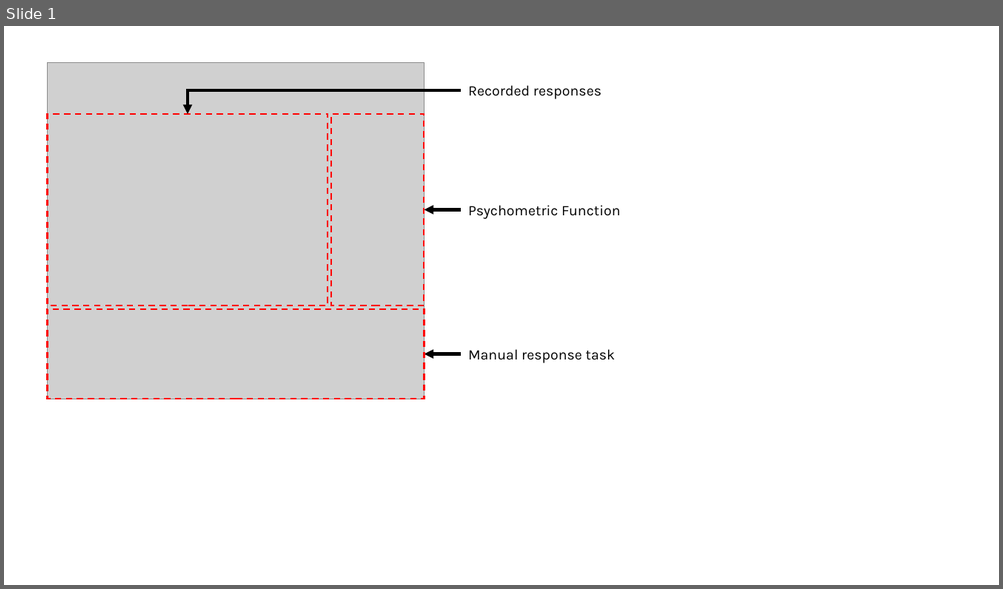
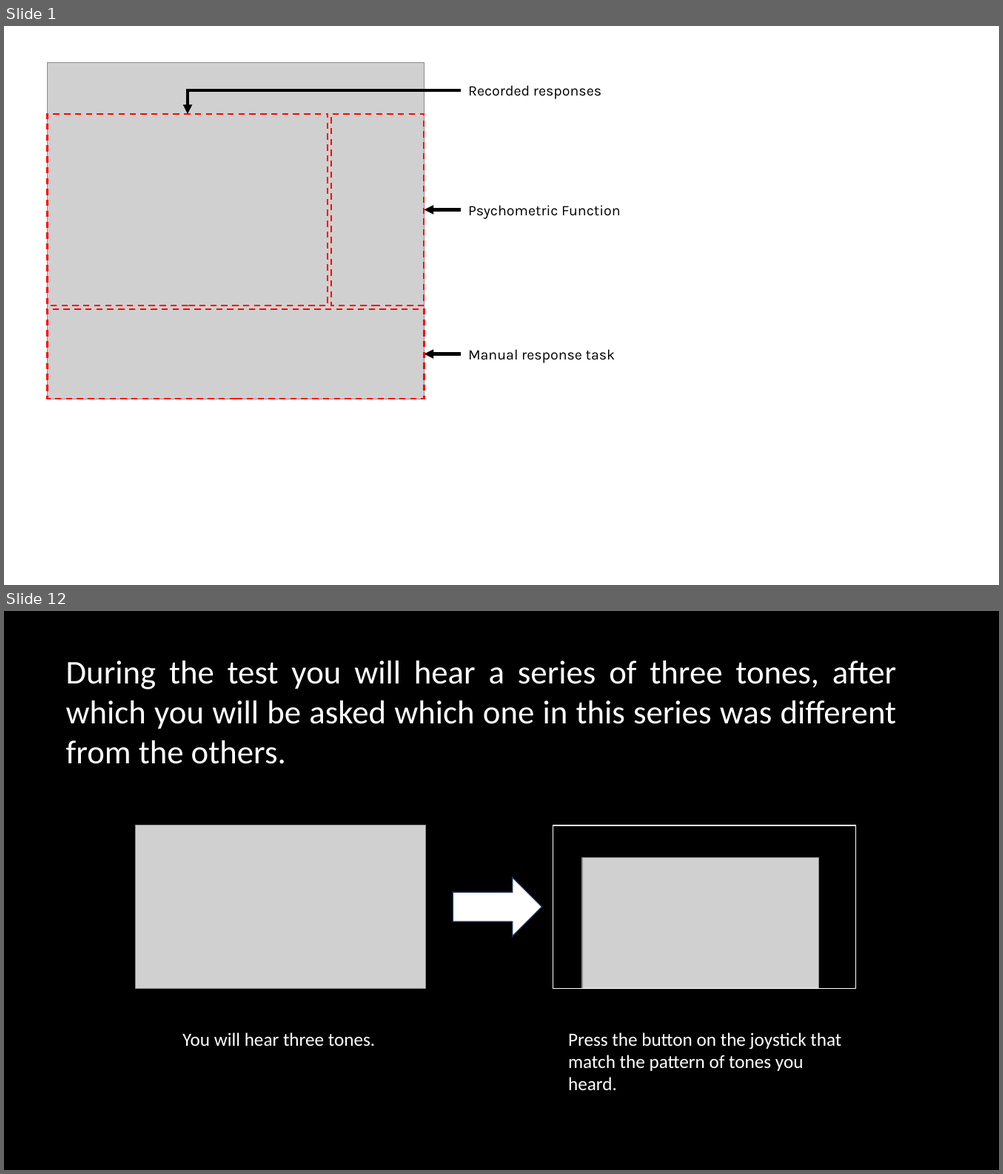
Before and after one commit to LabBench-Society/LabBench.Documentation, a slide deck: illustrations/test-threshold-estimation.pptx. Shown one above the other, each under a label of ours: slide 1 before the commit, slides 1 and 12 after it; the slides between them are not shown. The pictures are 1003x589 and 1003x1174 pixels, drawn with LibreOffice and Linux fonts; fonts in the diff are those of the drawing; grey boxes stand for pictures. Boxes give left, top, right and bottom in pixels: in the first picture for what was removed or moved away, otherwise in the second. Text is boxed around its words. In the diff, an @@ line names an element or a change of style, - is before the commit and + after.

```diff
--- a/illustrations/test-threshold-estimation.pptx
+++ b/illustrations/test-threshold-estimation.pptx
@@ slide 12 added at box(4, 611, 999, 1170), background #000000 @@
@@ text added at box(66, 661, 896, 764), 32 pt, text #FFFFFF @@
+During the test you will hear a series of three tones, after which you will be asked which one in this series was different from the others.
@@ picture added at box(135, 826, 426, 989) @@
@@ rectangle added at box(553, 826, 856, 989), outline #FFFFFF 1 pt @@
@@ picture added at box(582, 858, 819, 988) @@
@@ right arrow added at box(452, 877, 542, 937), fill #FFFFFF, outline #1E3256 1 pt @@
@@ text added at box(182, 1033, 375, 1047), 18 pt, text #FFFFFF @@
+You will hear three tones.
@@ text added at box(568, 1033, 841, 1091), 18 pt, text #FFFFFF @@
+Press the button on the joystick that match the pattern of tones you heard.
```
Also in this commit, not shown: 11 other slides added, 1 slide removed, 29 other files.
